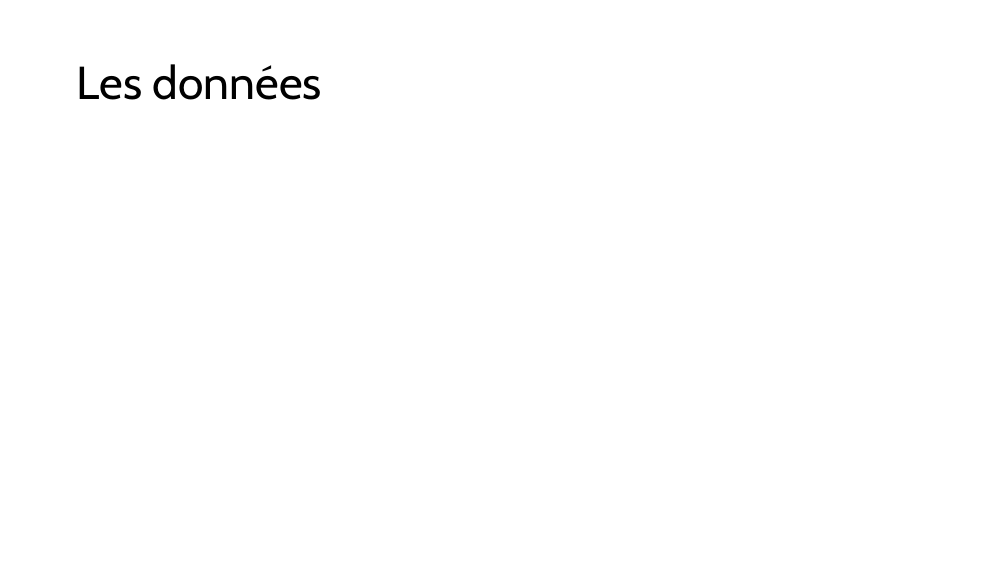
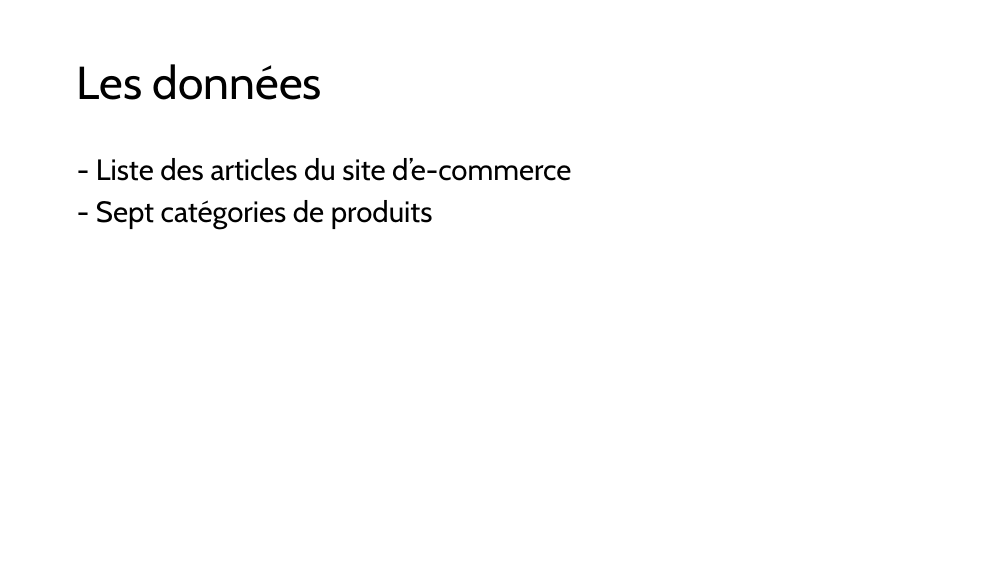
Before and after one commit to alexandre-petit/Cost_benefit_of_LLMs, a slide deck: slide 3 of 3_présentation.pptx. Drawn at 1008x567 pixels with LibreOffice and Linux fonts; fonts in the diff are those of the drawing. Boxes give left, top, right and bottom in pixels: in the first picture for what was removed or moved away, otherwise in the second. Text is boxed around its words. In the diff, an @@ line names an element or a change of style, - is before the commit and + after.

```diff
--- a/3_présentation.pptx
+++ b/3_présentation.pptx
@@ text added at bbox=[96, 158, 571, 229], 28 pt, text #000000 @@
+- Liste des articles du site d’e-commerce
+- Sept catégories de produits
```
Also in this commit, not shown: 5 other slides changed, 2 slides added, 1 slide removed, 9 other files.
